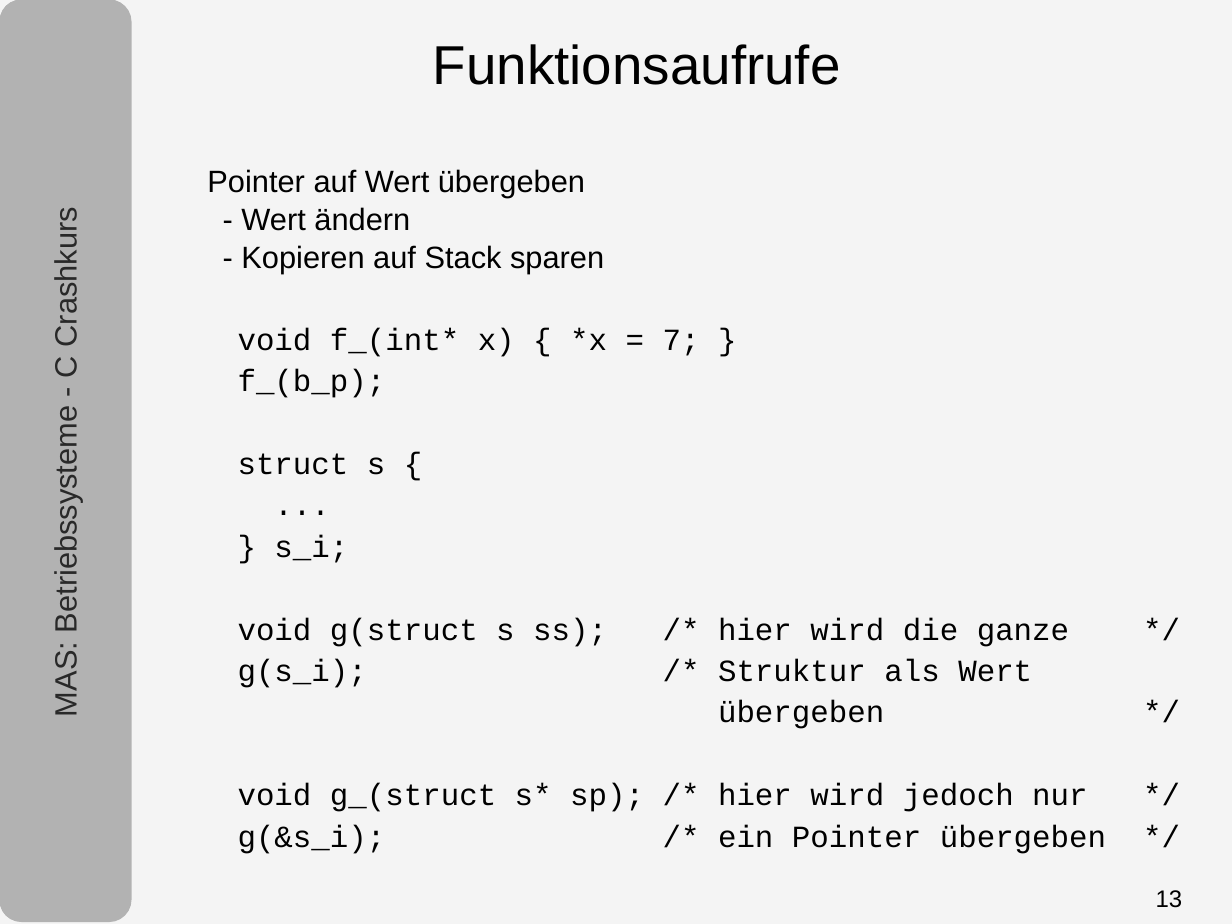
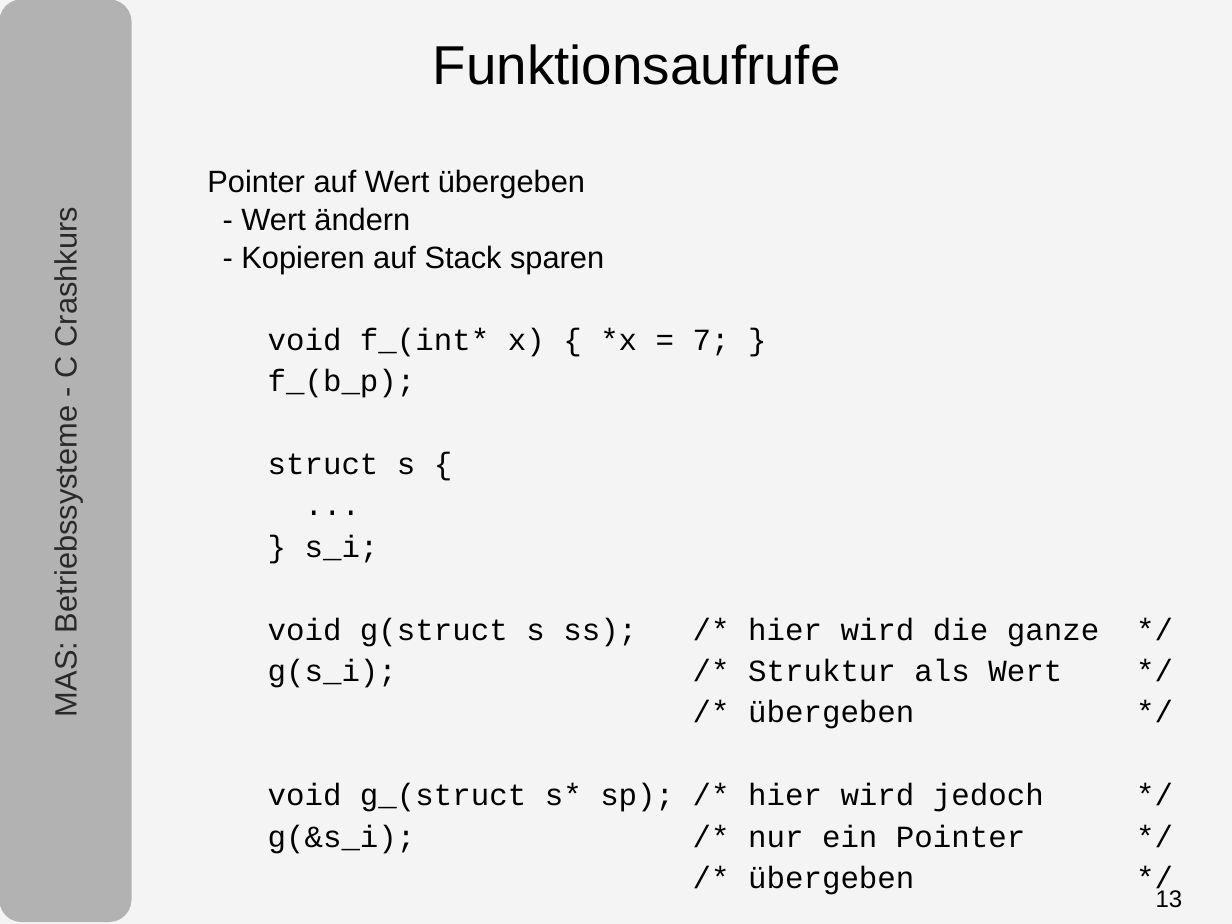
Before and after one commit to tpo/betriebssysteme, a slide deck: slide 13 of 05-1_C.odp. Drawn at 1232x924 pixels with LibreOffice and Linux fonts; fonts in the diff are those of the drawing. Boxes give left, top, right and bottom in pixels: in the first picture for what was removed or moved away, otherwise in the second. Text is boxed around its words. In the diff, an @@ line names an element or a change of style, - is before the commit and + after.

Commit message:
Styling

```diff
--- a/05-1_C.odp
+++ b/05-1_C.odp
@@ text at [268,328,1099,647]: indent changed @@
@@ text at [268,659,1062,895]: text changed @@
-g(s_i); /* Struktur als Wert
-übergeben */
-void g_(struct s* sp); /* hier wird jedoch nur */
-g(&s_i); /* ein Pointer übergeben */
+g(s_i); /* Struktur als Wert */
+/* übergeben */
+void g_(struct s* sp); /* hier wird jedoch */
+g(&s_i); /* nur ein Pointer */
+/* übergeben */
```
Also in this commit, not shown: 4 other slides changed.
